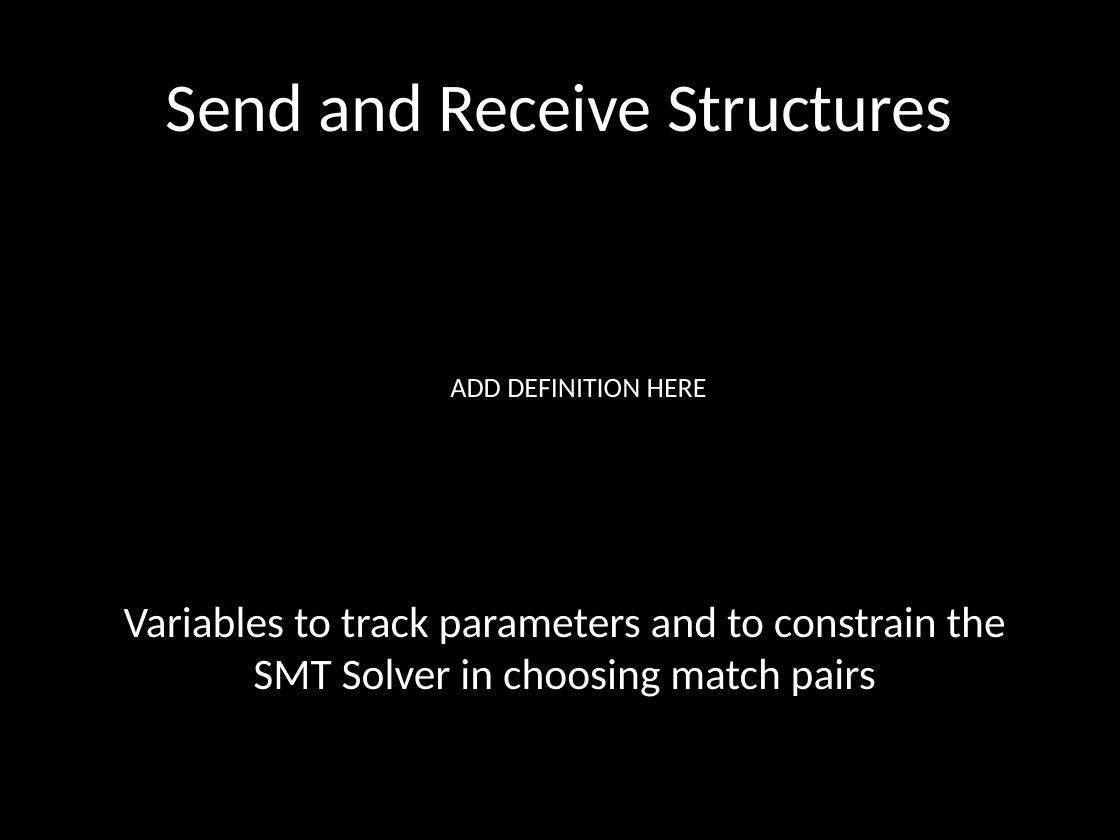
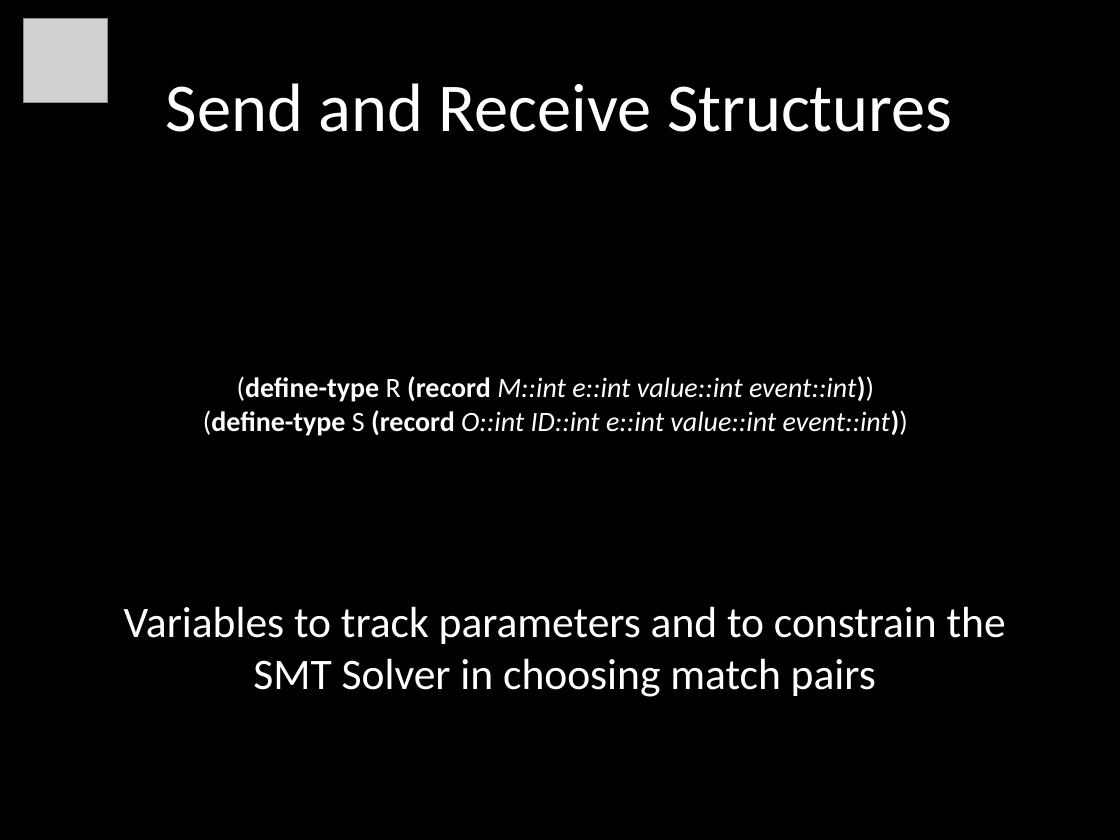
Before and after one commit to ericmercer/MP-trace-language, a slide deck: slide 13 of presentations/Qual_2012_YuHuang.pptx. Drawn at 1120x840 pixels with LibreOffice and Linux fonts; fonts in the diff are those of the drawing; grey boxes stand for pictures. Boxes give left, top, right and bottom in pixels: in the first picture for what was removed or moved away, otherwise in the second. Text is boxed around its words. In the diff, an @@ line names an element or a change of style, - is before the commit and + after.

Commit message:
add function definition

```diff
--- a/presentations/Qual_2012_YuHuang.pptx
+++ b/presentations/Qual_2012_YuHuang.pptx
@@ picture added at [24,19,108,103] @@
@@ text at [203,376,908,436]: text changed; italic on @@
-ADD DEFINITION HERE
+(define-type R (record M::int e::int value::int event::int))
+(define-type S (record O::int ID::int e::int value::int event::int))
```
Also in this commit, not shown: 5 other slides changed, 1 slide removed.
